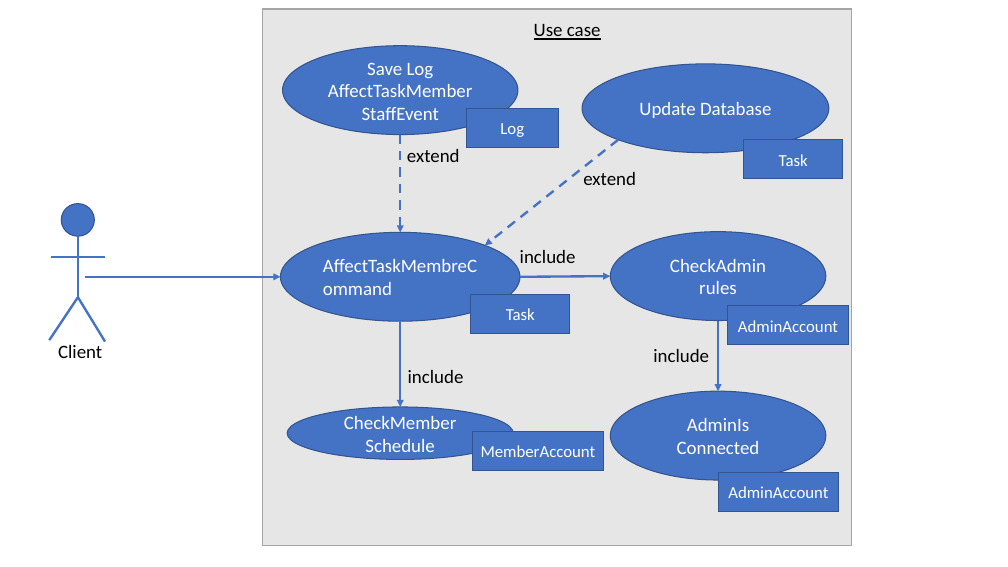
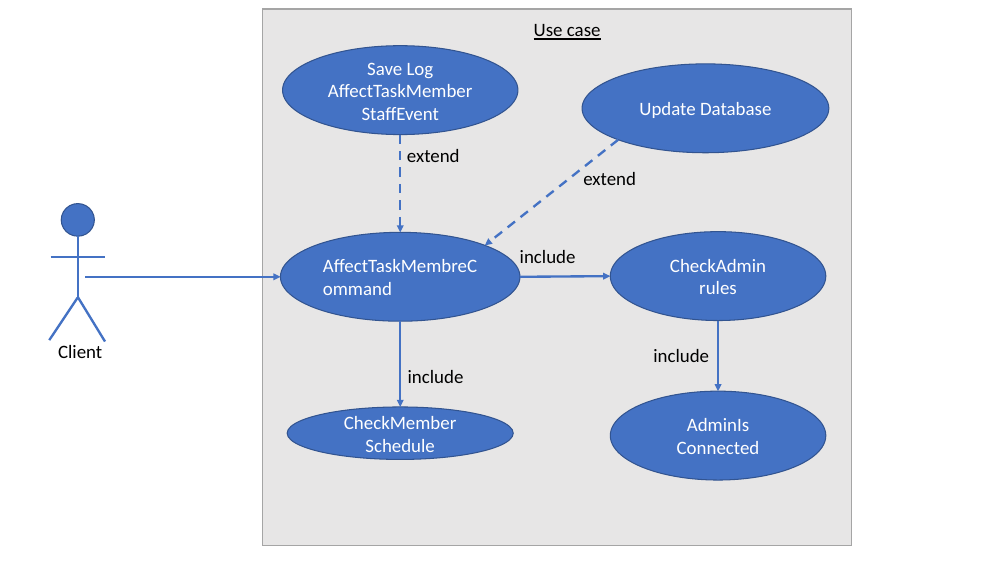
Before and after one commit to tcatonet/AL, a slide deck: slide 8 of projet AL.pptx. Drawn at 1008x567 pixels with LibreOffice and Linux fonts; fonts in the diff are those of the drawing. Boxes give left, top, right and bottom in pixels: in the first picture for what was removed or moved away, otherwise in the second. Text is boxed around its words. In the diff, an @@ line names an element or a change of style, - is before the commit and + after.

```diff
--- a/projet AL.pptx
+++ b/projet AL.pptx
@@ rectangle removed at box(466, 108, 558, 147) @@
-Log
@@ rectangle removed at box(744, 140, 843, 179) @@
-Task
@@ rectangle removed at box(471, 294, 570, 333) @@
-Task
@@ rectangle removed at box(728, 306, 848, 346) @@
-AdminAccount
@@ rectangle removed at box(473, 431, 603, 470) @@
-MemberAccount
@@ rectangle removed at box(718, 473, 839, 512) @@
-AdminAccount
```
Also in this commit, not shown: 11 other slides changed, 5 slides added, 1 slide removed, 1 other file.
